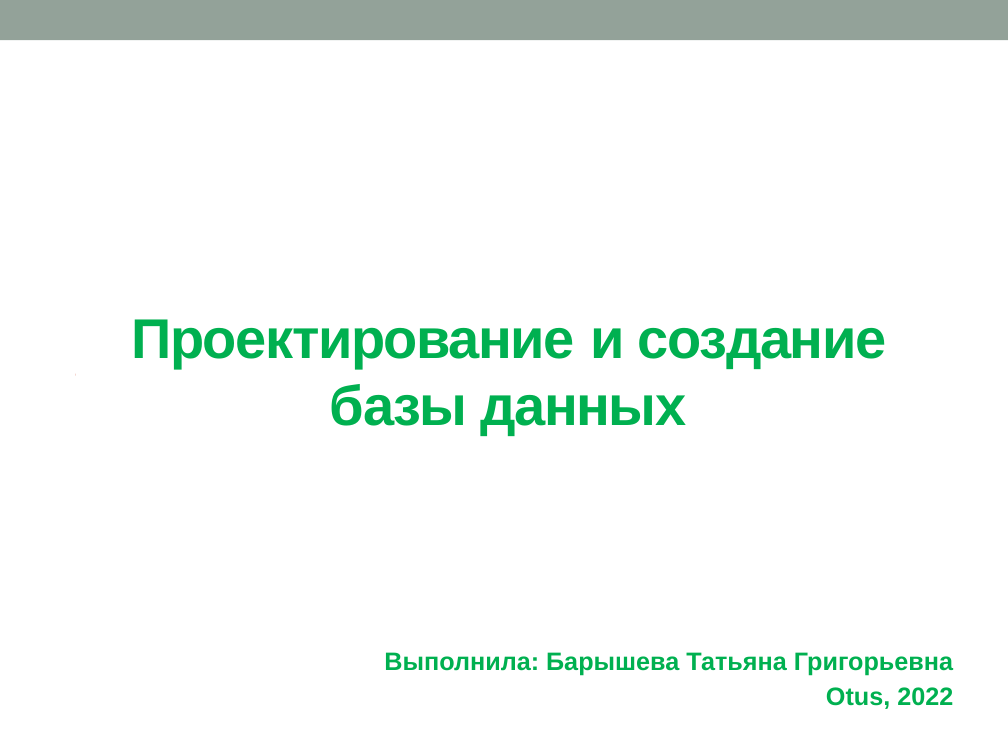
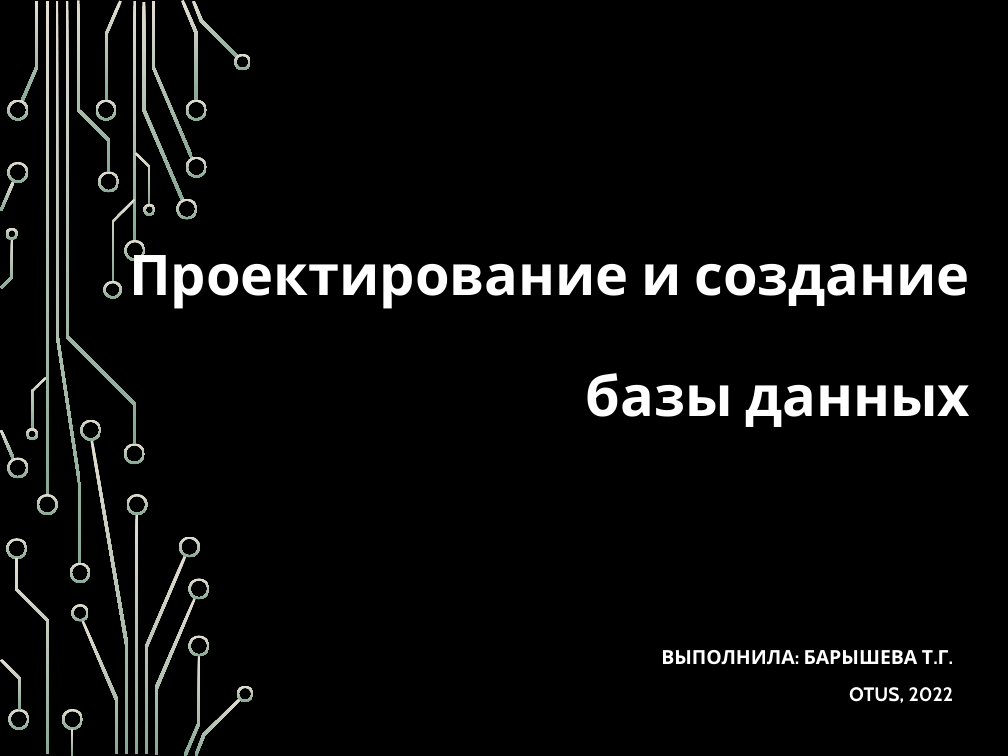
Before and after one commit to BaryshevaTG/otus-mssql-BaryshevaTG, a slide deck: slide 1 of HW11 - ddl/otus_project.pptx. Drawn at 1008x756 pixels with LibreOffice and Linux fonts; fonts in the diff are those of the drawing; background and template pictures are left out. Boxes give left, top, right and bottom in pixels: in the first picture for what was removed or moved away, otherwise in the second. Text is boxed around its words. In the diff, an @@ line names an element or a change of style, - is before the commit and + after.

```diff
--- a/HW11 - ddl/otus_project.pptx
+++ b/HW11 - ddl/otus_project.pptx
@@ background #FFFFFF to picture (left out) @@
@@ rectangle removed at bbox=[0, 0, 1008, 40] @@
@@ title "Проектирование и создание базы данных": place and size @@
-title "Проектирование и создание базы данных" at bbox=[131, 319, 887, 435]
+title "Проектирование и создание базы данных" at bbox=[129, 243, 970, 427]
@@ title "Проектирование и создание базы данных" at bbox=[129, 243, 970, 427]: font Arial to Cabin, text colour #00B050 to #FFFFFF, letter spacing -1 to 0 pt; alignment centre to right; line spacing 1 to 0.9 @@
@@ line removed from (76, 375) to (940, 375) @@
@@ group added at bbox=[0, 0, 254, 756]: 50 freeform shapes, 4 rectangles @@
@@ subtitle at bbox=[661, 650, 954, 703]: text changed; size 18 to 13.9 pt; font Arial to Cabin; text colour #00B050 to #FFFFFF @@
-Выполнила: Барышева Татьяна Григорьевна
-Otus, 2022
+ВЫПОЛНИЛА: БАРЫШЕВА Т.Г.
+OTUS, 2022
```
Also in this commit, not shown: 7 other slides changed, 1 slide added, 1 other file.
